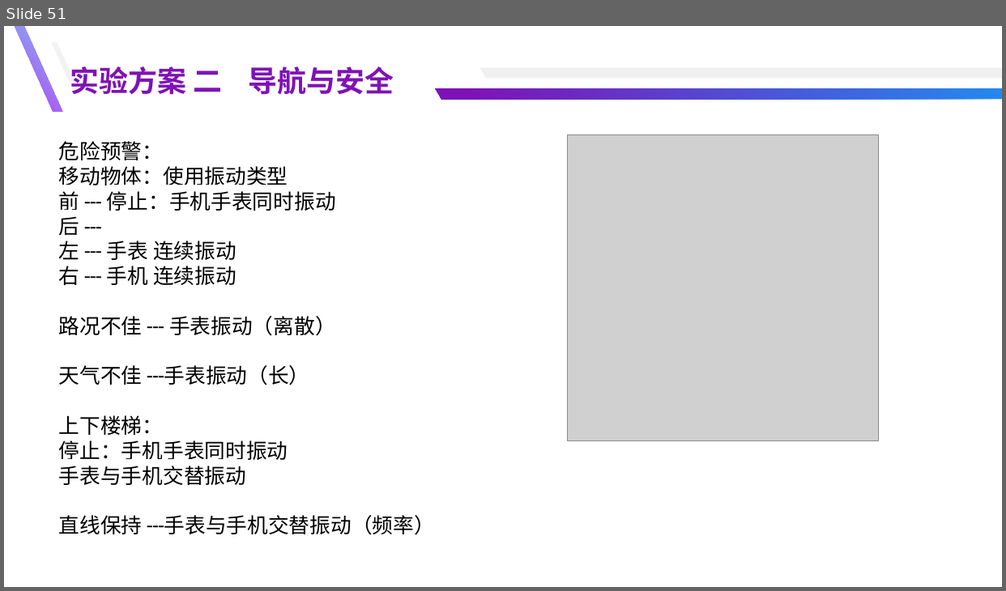
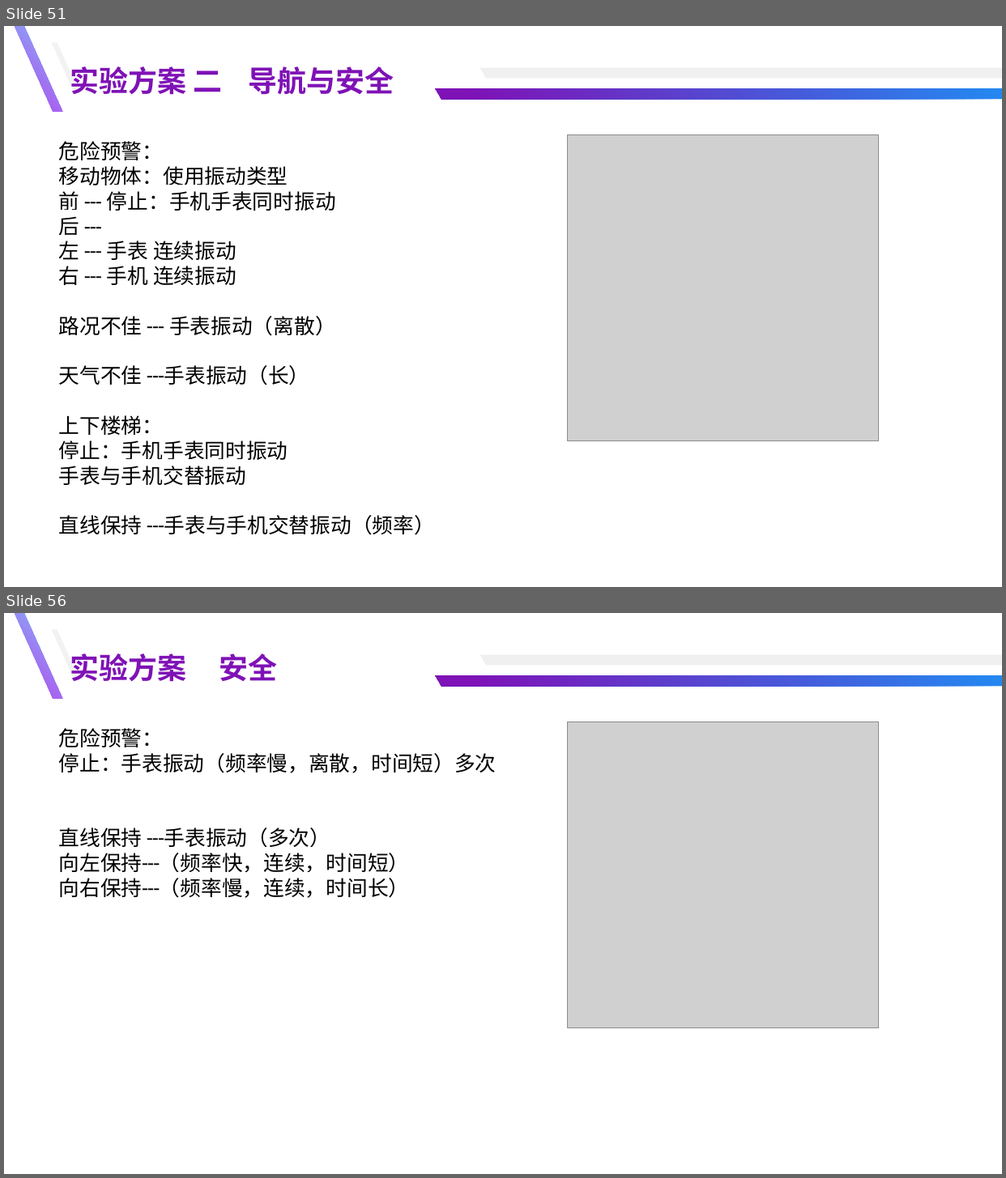
Before and after one commit to yuyongsong/Paper, a slide deck: 总结汇报-余泳松.pptx. Shown one above the other, each under a label of ours: slide 51 before the commit, slides 51 and 56 after it; the slides between them are not shown. The pictures are 1006x591 and 1006x1178 pixels, drawn with LibreOffice and Linux fonts; fonts in the diff are those of the drawing; grey boxes stand for pictures. Boxes give left, top, right and bottom in pixels: in the first picture for what was removed or moved away, otherwise in the second. Text is boxed around its words. In the diff, an @@ line names an element or a change of style, - is before the commit and + after.

```diff
--- a/总结汇报-余泳松.pptx
+++ b/总结汇报-余泳松.pptx
@@ slide 56 added at [4,613,1002,1174], background #FFFFFF @@
@@ freeform shape added at [15,613,62,699], fill gradient #81BDF8 to #B543ED @@
@@ freeform shape added at [52,629,80,679], fill #F2F2F2 @@
@@ text added at [70,653,278,682], 28 pt, text #7F12B6, bold @@
+实验方案 安全
@@ freeform shape added at [480,655,1002,666], fill #F0F0F0 @@
@@ freeform shape added at [435,676,1002,687], fill gradient #228AF2 to #7F12B6 @@
@@ text added at [59,728,496,898], 20 pt, text #000000 @@
+危险预警：
+停止：手表振动（频率慢，离散，时间短）多次
+直线保持 ---手表振动（多次）
+向左保持---（频率快，连续，时间短）
+向右保持---（频率慢，连续，时间长）
@@ picture added at [568,722,879,1028] @@
```
Also in this commit, not shown: 1 slide changed, 4 other slides added, 1 other file.
